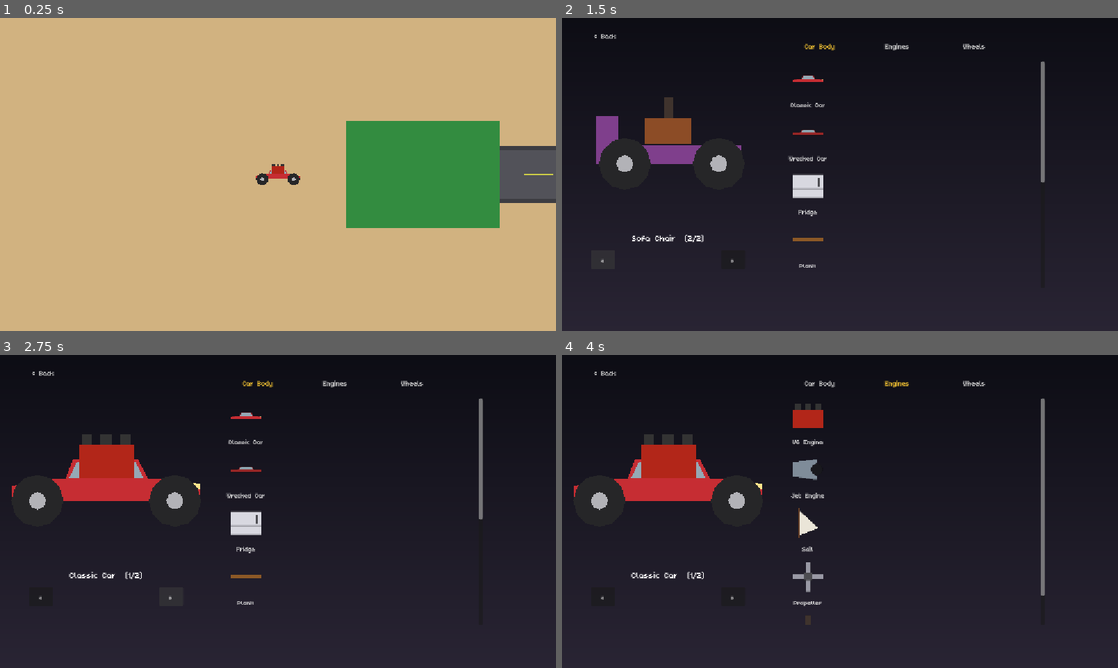
Above: before the commit, frames 1-4 (two rows, left to right).
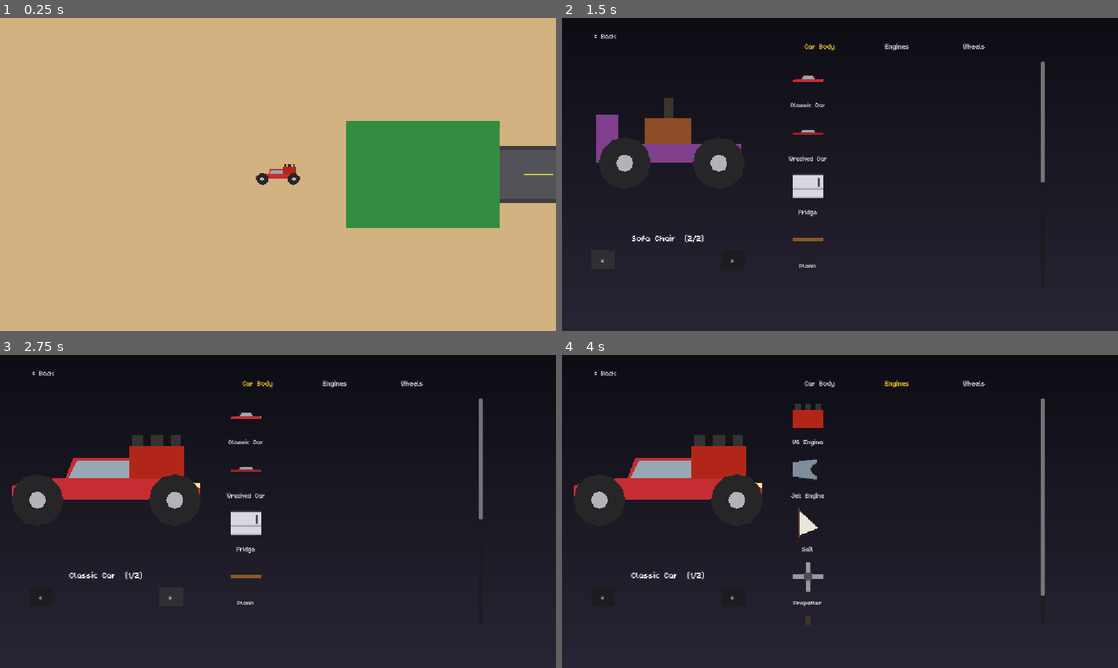
Above: after the commit, the same moments.

Repository: davidkovacwebdev/junkyard-drag-racing
Game: Godot game, scene res://scenes/world/main.tscn
The game is run twice, just before and just after one commit, with the same random seed, the same clock (stepped at 60 frames per second) and the same inputs.
Inputs (mouse positions are in pixels of both pictures, inside the frame that each line leads up to):
- Up to frame 1 (0.25 s): no input
- Up to frame 2 (1.5 s): tap Enter at 0.5 s; move the mouse to (962, 158) at 0.52 s; hold D 0.53-1.25 s; click (962, 158) at 0.67 s; tap Space at 0.77 s; click "<" at 1.25 s
- Up to frame 3 (2.75 s): click ">" at 2 s
- Up to frame 4 (4 s): click "Car Body" at 2.75 s; click "Engines" at 3.5 s

The runs differ from the first frame. In frame 1, 0.1% of the frame differs, in the area x 46-54%, y 46-54%; in frame 2, 0.2%; in frame 3, 2.4%, in the area x 2-36%, y 25-50%; in frame 4, 2.4%.

Commit message:
better engine placements, now on top (still not perfect, will need adjusting for some)

Diff:
--- a/scenes/parts/bodies/body_bathtub.tscn
+++ b/scenes/parts/bodies/body_bathtub.tscn
@@ -76,3 +76,6 @@
 
 [node name="WheelMount1" type="Marker2D" parent="."]
 position = Vector2(44, 16)
+
+[node name="EngineMount" type="Marker2D" parent="."]
+position = Vector2(0, -28)
--- a/scenes/parts/bodies/body_boat.tscn
+++ b/scenes/parts/bodies/body_boat.tscn
@@ -28,3 +28,6 @@
 
 [node name="WheelMount1" type="Marker2D" parent="."]
 position = Vector2(50, 16)
+
+[node name="EngineMount" type="Marker2D" parent="."]
+position = Vector2(-70, -16)
--- a/scenes/parts/bodies/body_classic.tscn
+++ b/scenes/parts/bodies/body_classic.tscn
@@ -38,3 +38,6 @@
 
 [node name="WheelMount1" type="Marker2D" parent="."]
 position = Vector2(95, 16)
+
+[node name="EngineMount" type="Marker2D" parent="."]
+position = Vector2(70, -13)
--- a/scenes/parts/bodies/body_fridge.tscn
+++ b/scenes/parts/bodies/body_fridge.tscn
@@ -36,3 +36,6 @@
 
 [node name="WheelMount1" type="Marker2D" parent="."]
 position = Vector2(40, 16)
+
+[node name="EngineMount" type="Marker2D" parent="."]
+position = Vector2(0, -80)
--- a/scenes/parts/bodies/body_pipes.tscn
+++ b/scenes/parts/bodies/body_pipes.tscn
@@ -103,3 +103,6 @@
 
 [node name="WheelMount2" type="Marker2D" parent="."]
 position = Vector2(70, 16)
+
+[node name="EngineMount" type="Marker2D" parent="."]
+position = Vector2(0, -16)
--- a/scenes/parts/bodies/body_plank.tscn
+++ b/scenes/parts/bodies/body_plank.tscn
@@ -28,3 +28,6 @@
 
 [node name="WheelMount1" type="Marker2D" parent="."]
 position = Vector2(95, 16)
+
+[node name="EngineMount" type="Marker2D" parent="."]
+position = Vector2(0, -16)
--- a/scenes/parts/bodies/body_sofa.tscn
+++ b/scenes/parts/bodies/body_sofa.tscn
@@ -28,3 +28,6 @@
 
 [node name="WheelMount1" type="Marker2D" parent="."]
 position = Vector2(70, 16)
+
+[node name="EngineMount" type="Marker2D" parent="."]
+position = Vector2(0, -10)
--- a/scenes/parts/bodies/body_wrecked_car.tscn
+++ b/scenes/parts/bodies/body_wrecked_car.tscn
@@ -32,3 +32,6 @@
 
 [node name="WheelMount1" type="Marker2D" parent="."]
 position = Vector2(95, 16)
+
+[node name="EngineMount" type="Marker2D" parent="."]
+position = Vector2(90, -10)
--- a/scenes/parts/engines/engine_boiler.tscn
+++ b/scenes/parts/engines/engine_boiler.tscn
@@ -14,13 +14,12 @@
 
 [node name="EngineBoiler" type="Node2D"]
 script = ExtResource("1")
-position = Vector2(0, -38)
 part_data = SubResource("Resource_boiler")
 
 [node name="Tank" type="Polygon2D" parent="."]
 color = Color(0.55, 0.3, 0.15, 1)
-polygon = PackedVector2Array(-32, -10, 32, -10, 32, 26, -32, 26)
+polygon = PackedVector2Array(-32, -36, 32, -36, 32, 0, -32, 0)
 
 [node name="Chimney" type="Polygon2D" parent="."]
 color = Color(0.25, 0.2, 0.18, 1)
-polygon = PackedVector2Array(-6, -38, 6, -38, 6, -10, -6, -10)
+polygon = PackedVector2Array(-6, -64, 6, -64, 6, -36, -6, -36)
--- a/scenes/parts/engines/engine_jet.tscn
+++ b/scenes/parts/engines/engine_jet.tscn
@@ -14,13 +14,12 @@
 
 [node name="EngineJet" type="Node2D"]
 script = ExtResource("1")
-position = Vector2(0, -38)
 part_data = SubResource("Resource_jet")
 
 [node name="Body" type="Polygon2D" parent="."]
 color = Color(0.5, 0.55, 0.6, 1)
-polygon = PackedVector2Array(-30, -14, 15, -20, 15, 20, -30, 14)
+polygon = PackedVector2Array(-30, -34, 15, -40, 15, 0, -30, -6)
 
 [node name="Intake" type="Polygon2D" parent="."]
 color = Color(0.1, 0.1, 0.12, 1)
-polygon = PackedVector2Array(27, 0, 23, 8, 15, 12, 7, 8, 3, 0, 7, -8, 15, -12, 23, -8)
+polygon = PackedVector2Array(27, -20, 23, -12, 15, -8, 7, -12, 3, -20, 7, -28, 15, -32, 23, -28)
--- a/scenes/parts/engines/engine_propeller.tscn
+++ b/scenes/parts/engines/engine_propeller.tscn
@@ -14,17 +14,16 @@
 
 [node name="EnginePropeller" type="Node2D"]
 script = ExtResource("1")
-position = Vector2(0, -38)
 part_data = SubResource("Resource_propeller")
 
 [node name="BladeV" type="Polygon2D" parent="."]
 color = Color(0.6, 0.6, 0.65, 1)
-polygon = PackedVector2Array(-5, -30, 5, -30, 5, 30, -5, 30)
+polygon = PackedVector2Array(-5, -60, 5, -60, 5, 0, -5, 0)
 
 [node name="BladeH" type="Polygon2D" parent="."]
 color = Color(0.6, 0.6, 0.65, 1)
-polygon = PackedVector2Array(-30, -5, 30, -5, 30, 5, -30, 5)
+polygon = PackedVector2Array(-30, -35, 30, -35, 30, -25, -30, -25)
 
 [node name="Hub" type="Polygon2D" parent="."]
 color = Color(0.3, 0.3, 0.32, 1)
-polygon = PackedVector2Array(-8, -8, 8, -8, 8, 8, -8, 8)
+polygon = PackedVector2Array(-8, -38, 8, -38, 8, -22, -8, -22)
--- a/scenes/parts/engines/engine_sail.tscn
+++ b/scenes/parts/engines/engine_sail.tscn
@@ -14,13 +14,12 @@
 
 [node name="EngineSail" type="Node2D"]
 script = ExtResource("1")
-position = Vector2(0, -38)
 part_data = SubResource("Resource_sail")
 
 [node name="Mast" type="Polygon2D" parent="."]
 color = Color(0.4, 0.25, 0.15, 1)
-polygon = PackedVector2Array(-2, -45, 2, -45, 2, 15, -2, 15)
+polygon = PackedVector2Array(-2, -60, 2, -60, 2, 0, -2, 0)
 
 [node name="Cloth" type="Polygon2D" parent="."]
 color = Color(0.92, 0.9, 0.85, 1)
-polygon = PackedVector2Array(2, -40, 2, 10, 40, -5)
+polygon = PackedVector2Array(2, -55, 2, -5, 40, -20)
--- a/scenes/parts/engines/engine_v6.tscn
+++ b/scenes/parts/engines/engine_v6.tscn
@@ -14,21 +14,20 @@
 
 [node name="EngineV6" type="Node2D"]
 script = ExtResource("1")
-position = Vector2(0, -38)
 part_data = SubResource("Resource_v6")
 
 [node name="Block" type="Polygon2D" parent="."]
 color = Color(0.7, 0.15, 0.1, 1)
-polygon = PackedVector2Array(-38, -23, 38, -23, 38, 23, -38, 23)
+polygon = PackedVector2Array(-38, -46, 38, -46, 38, 0, -38, 0)
 
 [node name="Cylinder0" type="Polygon2D" parent="."]
 color = Color(0.2, 0.2, 0.2, 1)
-polygon = PackedVector2Array(-34, -38, -19, -38, -19, -23, -34, -23)
+polygon = PackedVector2Array(-34, -61, -19, -61, -19, -46, -34, -46)
 
 [node name="Cylinder1" type="Polygon2D" parent="."]
 color = Color(0.2, 0.2, 0.2, 1)
-polygon = PackedVector2Array(-8, -38, 8, -38, 8, -23, -8, -23)
+polygon = PackedVector2Array(-8, -61, 8, -61, 8, -46, -8, -46)
 
 [node name="Cylinder2" type="Polygon2D" parent="."]
 color = Color(0.2, 0.2, 0.2, 1)
-polygon = PackedVector2Array(19, -38, 34, -38, 34, -23, 19, -23)
+polygon = PackedVector2Array(19, -61, 34, -61, 34, -46, 19, -46)
--- a/scripts/car/car_assembler.gd
+++ b/scripts/car/car_assembler.gd
@@ -47,6 +47,9 @@
 	if engine_scene != null:
 		engine_instance = engine_scene.instantiate()
 		body_instance.add_child(engine_instance)
+		# Ride on the body's EngineMount so the engine sits where THIS
+		# body's art says it goes (hood/top/stern), not on the body origin.
+		body_instance.place_engine(engine_instance)
 		var engine_data: EnginePartData = engine_instance.get("part_data")
 		if engine_data != null:
 			engine_power = engine_data.power
--- a/scripts/car/car_body.gd
+++ b/scripts/car/car_body.gd
@@ -32,3 +32,25 @@
 		if child is Marker2D and child.name.begins_with("WheelMount"):
 			mounts.append(child)
 	return mounts
+
+## Returns this body's "EngineMount" marker — the spot on this body's art
+## where an installed engine belongs (a car's hood, a fridge's top, a
+## boat's stern, ...). Null if the body declares none.
+func get_engine_mount() -> Marker2D:
+	for child in get_children():
+		if child is Marker2D and child.name.begins_with("EngineMount"):
+			return child
+	return null
+
+## Snaps an installed engine (or other mount decoration) onto this body's
+## EngineMount so it sits where the body's art expects it instead of on
+## the body's origin. Engines are authored with their origin at their
+## mounting base (+y down, body extending up), so no extra offset is
+## needed. Falls back to leaving the engine at its own position when the
+## body has no mount.
+func place_engine(engine: Node2D) -> void:
+	var mount := get_engine_mount()
+	if mount == null:
+		return
+	engine.position = mount.position
+	engine.rotation = mount.rotation
--- a/scripts/car/car_view.gd
+++ b/scripts/car/car_view.gd
@@ -15,7 +15,6 @@
 ## PartData.Category value. Drawn by _draw() in this node's local space.
 var highlight: int = -1
 
-const ENGINE_OFFSET := Vector2(0, -38)   # where engine scenes sit on the body
 const _HIGHLIGHT_RADIUS := 40.0
 
 var _fit: Node2D
@@ -23,7 +22,9 @@
 var _wheels: Array[Node2D] = []
 var _engine: Node2D
 var _mounts_local: Array[Vector2] = []
+var _engine_mount_raw: Vector2 = Vector2.ZERO
 var _engine_mount_local: Vector2 = Vector2.ZERO
+var _has_engine_mount: bool = false
 
 func _ready() -> void:
 	_ensure_fit()
@@ -67,9 +68,18 @@
 			_fit.add_child(wheel)
 			_wheels.append(wheel)
 
+	var engine_mount := _body.get_engine_mount()
+	_has_engine_mount = engine_mount != null
+	if _has_engine_mount:
+		_engine_mount_raw = engine_mount.position
+
 	if car.engine != null and not car.engine.scene_path.is_empty():
 		_engine = _instance_visual(car.engine.scene_path)
 		_body.add_child(_engine)
+		# Engines are authored with their origin at the mounting base, so
+		# snapping to this body's EngineMount seats them on the hood/top/
+		# stern/... instead of straddling the body origin.
+		_body.place_engine(_engine)
 
 	_apply_fit(raw_positions)
 	queue_redraw()
@@ -86,6 +96,9 @@
 	_wheels.clear()
 	_engine = null
 	_mounts_local.clear()
+	_has_engine_mount = false
+	_engine_mount_raw = Vector2.ZERO
+	_engine_mount_local = Vector2.ZERO
 
 func _instance_visual(scene_path: String) -> Node2D:
 	var instance: Node2D = (load(scene_path) as PackedScene).instantiate()
@@ -115,7 +128,7 @@
 	_mounts_local.clear()
 	for m in raw_mounts:
 		_mounts_local.append(_fit.position + m * scale)
-	_engine_mount_local = _fit.position + ENGINE_OFFSET * scale
+	_engine_mount_local = _fit.position + _engine_mount_raw * scale
 
 func _points_bounds(points: PackedVector2Array) -> Rect2:
 	var r := Rect2()
@@ -146,7 +159,8 @@
 			for m in _mounts_local:
 				_draw_ring(m)
 		PartData.Category.ENGINE:
-			_draw_ring(_engine_mount_local)
+			if _has_engine_mount:
+				_draw_ring(_engine_mount_local)
 		PartData.Category.BODY:
 			_draw_body_outline()
 
